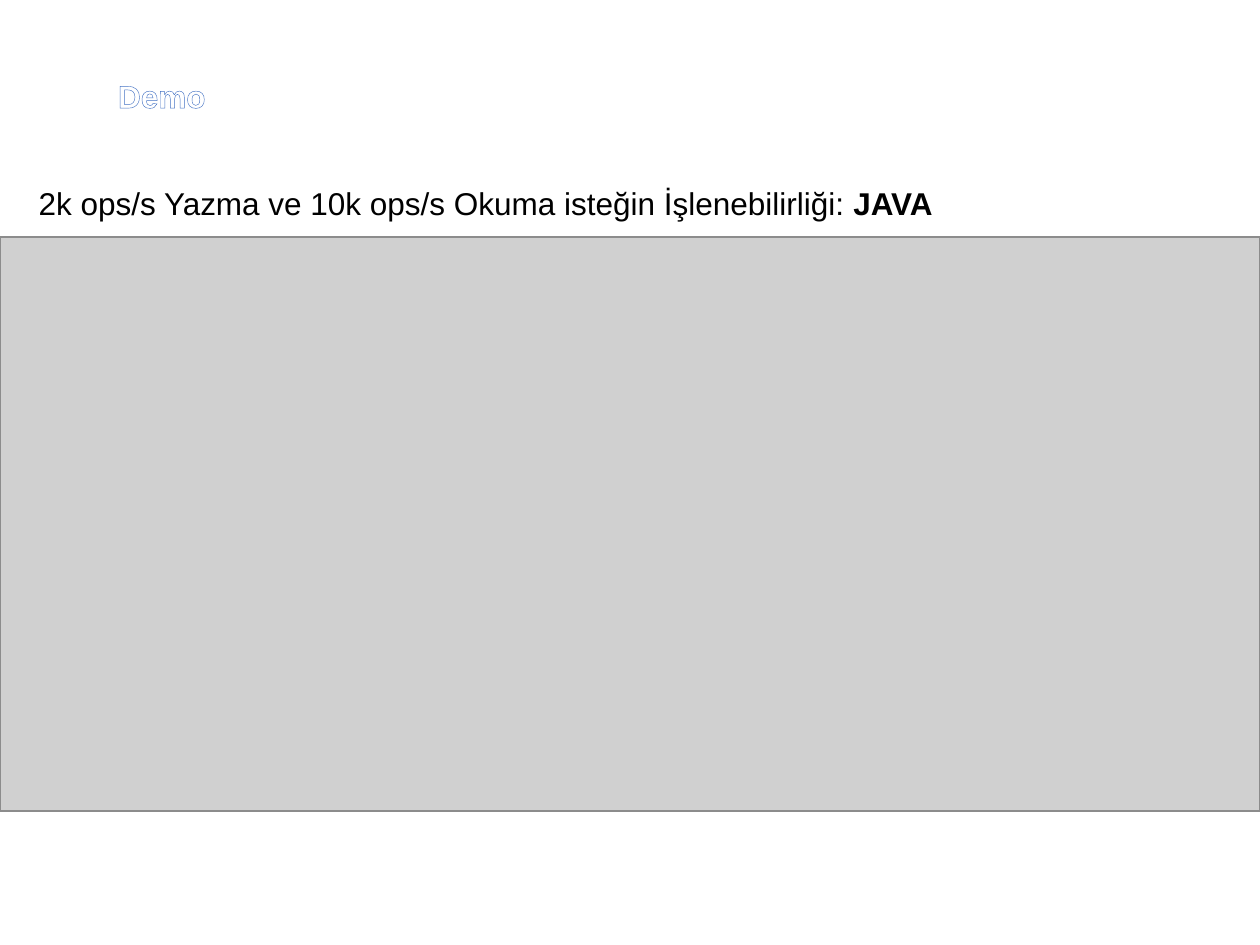
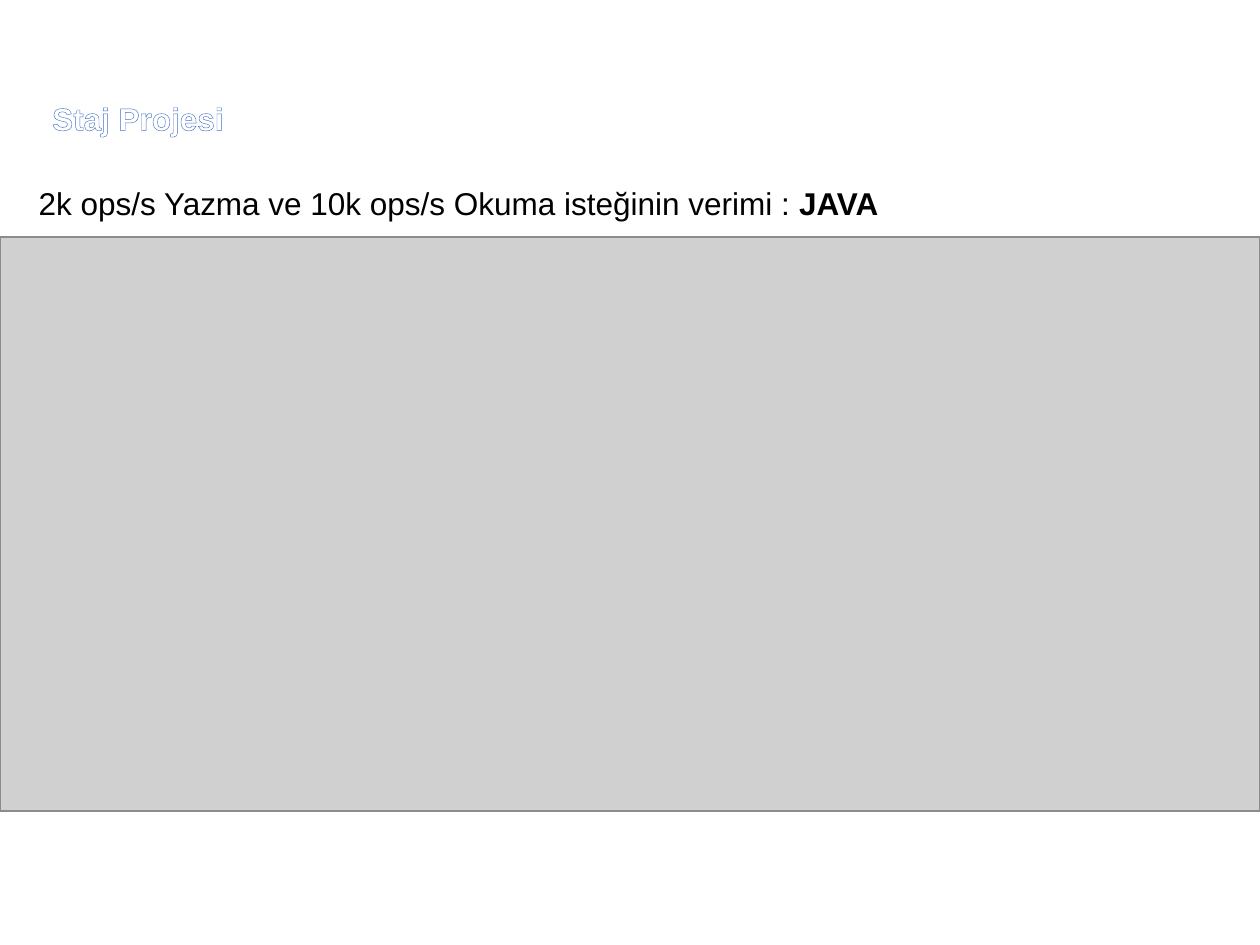
Before and after one commit to noxennn/LeaderboardREST, a slide deck: slide 21 of YusufEmreBayrakcıStajSunum.pptx (slide 35 before the commit). Drawn at 1260x945 pixels with LibreOffice and Linux fonts; fonts in the diff are those of the drawing; grey boxes stand for pictures; background and template pictures are left out. Boxes give left, top, right and bottom in pixels: in the first picture for what was removed or moved away, otherwise in the second. Text is boxed around its words. In the diff, an @@ line names an element or a change of style, - is before the commit and + after.

```diff
--- a/YusufEmreBayrakcıStajSunum.pptx
+++ b/YusufEmreBayrakcıStajSunum.pptx
@@ text removed at (118,86,205,109) @@
-Demo
@@ text added at (52,107,224,136), 18 pt, text #FFFFFF, bold @@
+Staj Projesi
@@ text at (39,191,878,221): text changed @@
-2k ops/s Yazma ve 10k ops/s Okuma isteğin İşlenebilirliği: JAVA
+2k ops/s Yazma ve 10k ops/s Okuma isteğinin verimi : JAVA
```
Also in this commit, not shown: 16 other slides changed, 6 slides added, 19 slides removed, 6 other files.
